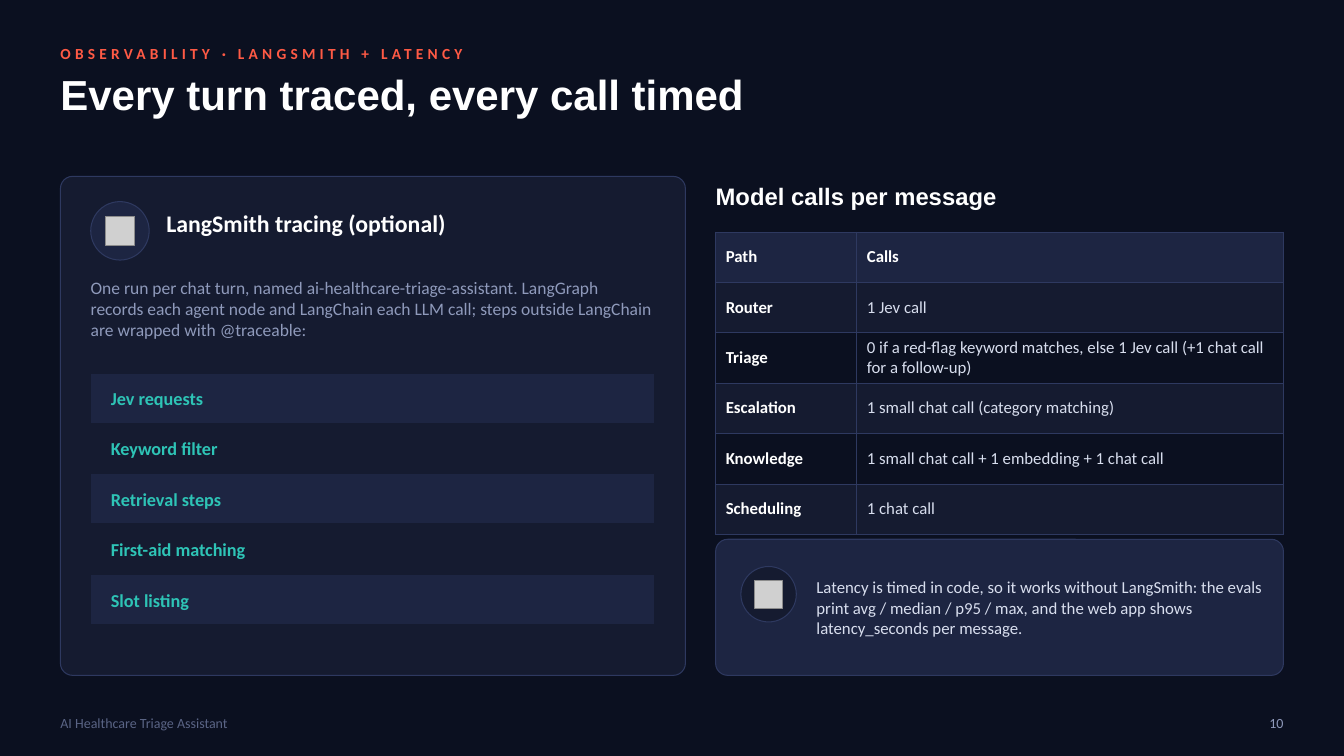
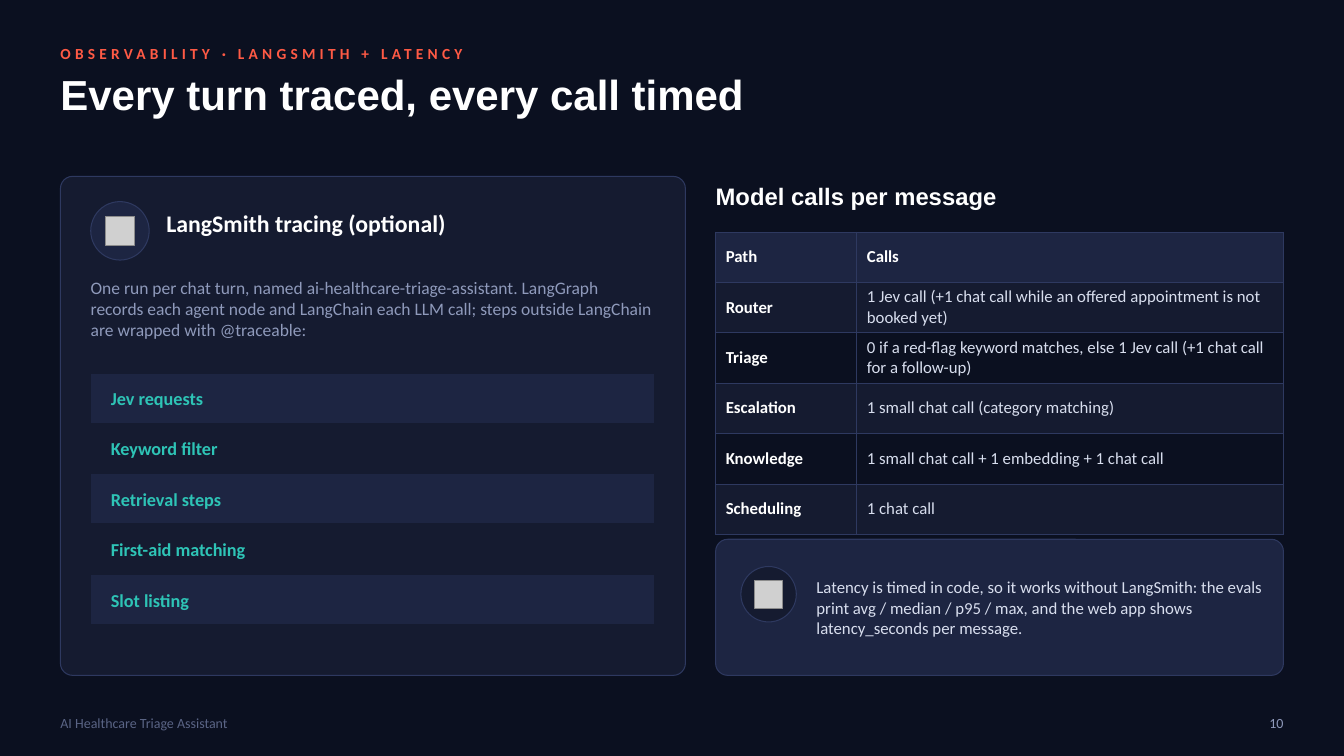
Before and after one commit to MASJV/ai-healthcare-triage-assistant, a slide deck: slide 10 of assets/docs/AI_Healthcare_Triage_Assistant.pptx. Drawn at 1344x756 pixels with LibreOffice and Linux fonts; fonts in the diff are those of the drawing; grey boxes stand for pictures. Boxes give left, top, right and bottom in pixels: in the first picture for what was removed or moved away, otherwise in the second. Text is boxed around its words. In the diff, an @@ line names an element or a change of style, - is before the commit and + after.

```diff
--- a/assets/docs/AI_Healthcare_Triage_Assistant.pptx
+++ b/assets/docs/AI_Healthcare_Triage_Assistant.pptx
@@ table at (716, 232, 1284, 521) @@
-row 2, column 2: 1 Jev call
+row 2, column 2: 1 Jev call (+1 chat call while an offered appointment is not booked yet)
```
Also in this commit, not shown: 2 other files.
